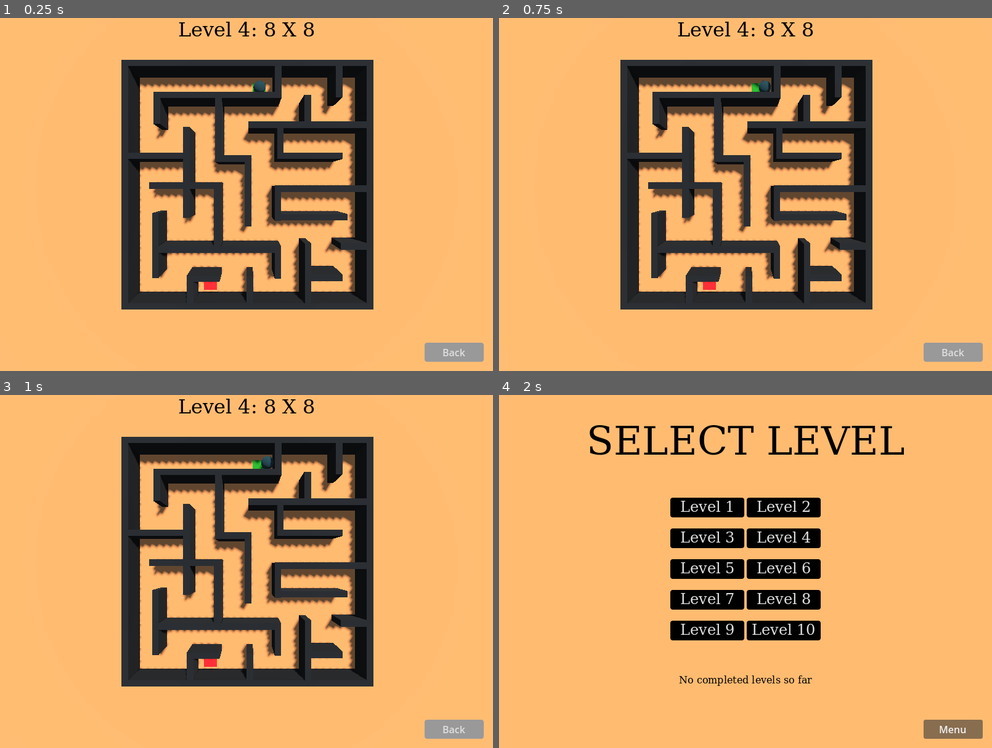
Above: before the commit, frames 1-4 (two rows, left to right).
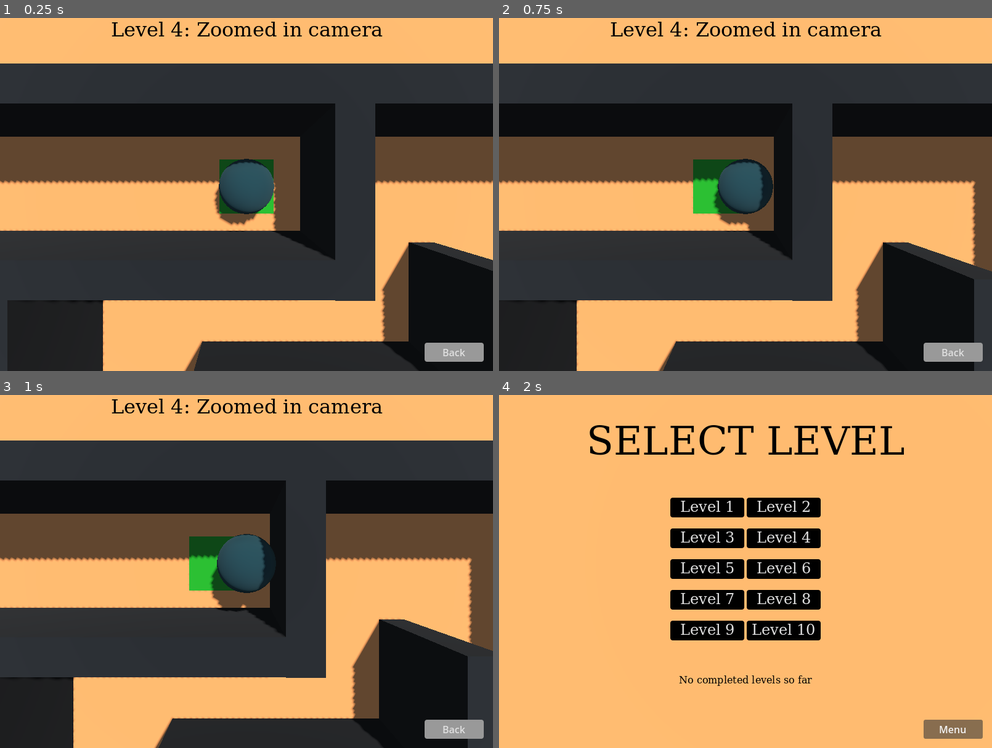
Above: after the commit, the same moments.

Repository: tautminas/sphere-in-a-maze
Game: Godot game, scene res://Level/level_4.tscn
The game is run twice, just before and just after one commit, with the same random seed, the same clock (stepped at 60 frames per second) and the same inputs. This scene is started directly instead of the project's main scene.
Inputs:
- Up to frame 1 (0.25 s): no input
- Up to frame 2 (0.75 s): tap Enter at 0.5 s; hold Right (right) from 0.53 s (still down)
- Up to frame 3 (1 s): keep holding Right (right); tap Space (jump) at 0.77 s
- Up to frame 4 (2 s): release Right (right) at 1.25 s; click "Back" at 1.25 s

The runs differ from the first frame. In frame 1, 63% of the frame differs, in the area x 0-100%, y 1-100%; in frame 2, 65%; in frame 3, 65%; in frame 4, nothing differs.

Commit message:
Add zoomed in camera for level 4

Diff:
--- /dev/null
+++ b/Level/level_4.gd
@@ -0,0 +1,11 @@
+extends Node3D
+
+@onready var zoomed_in_camera_3d: Camera3D = $ZoomedInCamera3D
+@onready var player: RigidBody3D = $Player
+
+const Y_COORDINATE_OF_ZOOMED_IN_CAMERA = 5.0
+
+func _physics_process(delta):
+	var target_position = player.global_transform.origin
+	var camera_position = Vector3(target_position.x, Y_COORDINATE_OF_ZOOMED_IN_CAMERA, target_position.z)
+	zoomed_in_camera_3d.global_transform.origin = camera_position
--- a/Level/level_4.tscn
+++ b/Level/level_4.tscn
@@ -1,5 +1,6 @@
-[gd_scene load_steps=13 format=3 uid="uid://dj0phsm0ynuog"]
-
+[gd_scene load_steps=14 format=3 uid="uid://dj0phsm0ynuog"]
+
+[ext_resource type="Script" path="res://Level/level_4.gd" id="1_m7s1n"]
 [ext_resource type="Script" path="res://Level/EndPad.gd" id="1_mjetw"]
 [ext_resource type="PackedScene" uid="uid://cyhvniedkv4gs" path="res://player.tscn" id="2_62f4o"]
 [ext_resource type="Texture2D" uid="uid://beqqr2tjnoq3u" path="res://Level/level_4.png" id="2_plleg"]
@@ -31,6 +32,7 @@
 albedo_color = Color(0, 0, 0, 1)
 
 [node name="Level" type="Node3D"]
+script = ExtResource("1_m7s1n")
 
 [node name="WorldEnvironment" type="WorldEnvironment" parent="."]
 environment = SubResource("Environment_dovew")
@@ -60,7 +62,7 @@
 file_path = "res://Level/level_5.tscn"
 level_number = 4
 
-[node name="Camera3D" type="Camera3D" parent="."]
+[node name="ZoomedInCamera3D" type="Camera3D" parent="."]
 transform = Transform3D(1, 0, 0, 0, -4.37114e-08, 1, 0, -1, -4.37114e-08, 0, 20.5, 0)
 
 [node name="Player" parent="." instance=ExtResource("2_62f4o")]
@@ -260,6 +262,6 @@
 material = SubResource("StandardMaterial3D_2ppxr")
 
 [node name="LevelLabelControl" parent="." instance=ExtResource("5_w4bfw")]
-level_description = "Level 4: 8 X 8"
+level_description = "Level 4: Zoomed in camera"
 
 [node name="BackButtonControl" parent="." instance=ExtResource("4_bdkrh")]
